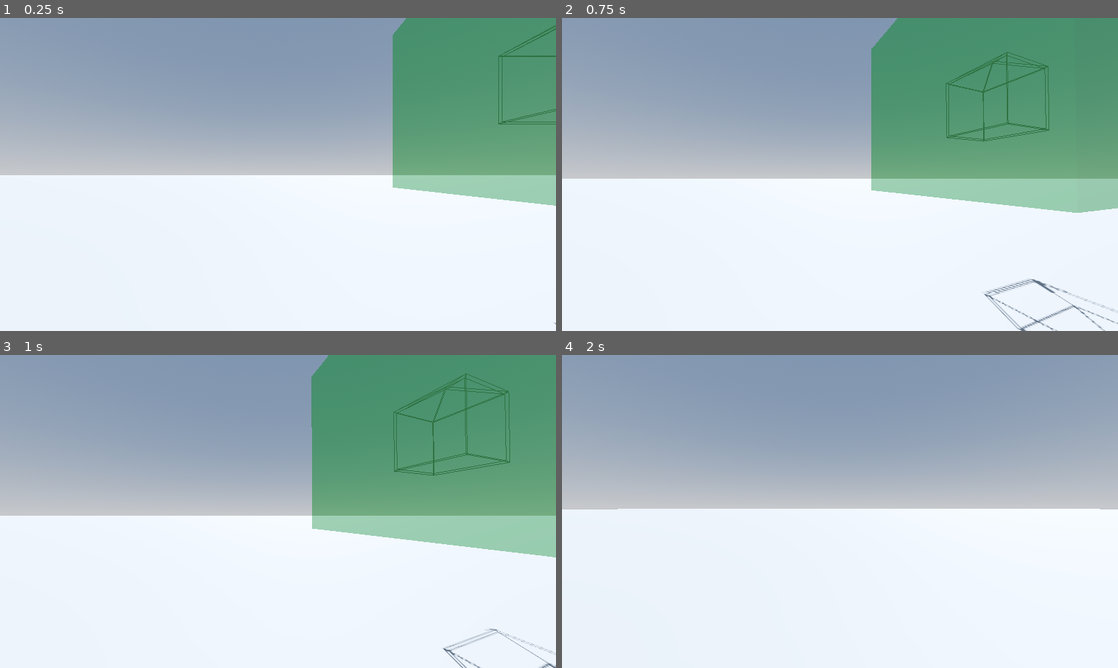
Above: before the commit, frames 1-4 (two rows, left to right).
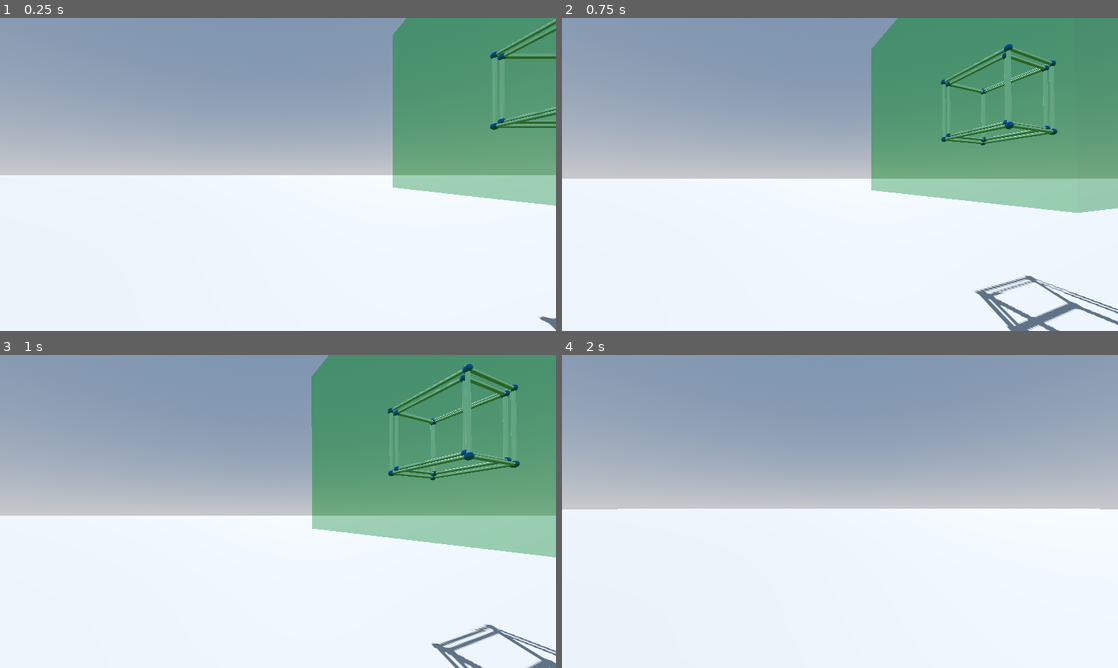
Above: after the commit, the same moments.

Repository: Stantrh/Projet_Tutore_4D_VR_KOMODZINSKI_RYSAK_TROHA
Game: Godot game, scene res://Scenes/world.tscn
Two runs of this game, one before a commit and one after it. Both use one fixed random seed, a clock stepped at 60 frames per second and the inputs below. This scene is started directly instead of the project's main scene.
Inputs (mouse positions are in pixels of both pictures, inside the frame that each line leads up to):
- Up to frame 1 (0.25 s): no input
- Up to frame 2 (0.75 s): tap Enter at 0.5 s; move the mouse to (867, 174) at 0.52 s; hold W (move_forward) from 0.53 s (still down); hold Middle mouse button (rotate) from 0.53 s (still down)
- Up to frame 3 (1 s): keep holding W (move_forward); keep holding Middle mouse button (rotate); click (305, 511) at 0.8 s
- Up to frame 4 (2 s): keep holding W (move_forward); move the mouse to (812, 511) at 1.27 s; release Middle mouse button (rotate) at 1.28 s; click (812, 511) at 1.35 s; tap Middle mouse button (rotate) at 1.55 s

The runs differ from the first frame. In frame 1, 0.7% of the frame differs, in the area x 88-100%, y 0-100%; in frame 2, 2.5%; in frame 3, 2.5%, in the area x 69-100%, y 2-100%; in frame 4, nothing differs.

Commit message:
Fix rotation trop rapide

Diff:
--- a/app4d/Scenes/world.tscn
+++ b/app4d/Scenes/world.tscn
@@ -42,8 +42,9 @@
 
 [node name="ZoneAffichage2" parent="." instance=ExtResource("5_vwbob")]
 transform = Transform3D(1, 0, 0, 0, 1, 0, 0, 0, 1, 15, 10, 0)
+mesh_mode = 2
 area_min = Vector3(-3, -3, -3)
 area_max = Vector3(3, 3, 3)
-ply_object_path = "res://Objects/maison4DText.txt"
+ply_object_path = "res://Objects/hypercube.txt"
 
 [connection signal="object_selected" from="CharacterView" to="." method="_on_character_view_object_selected"]
--- a/app4d/Scripts/hyper_cube.gd
+++ b/app4d/Scripts/hyper_cube.gd
@@ -13,7 +13,8 @@
 var object = HypercubeConstants
 var dynamic_vertices = []
 var dynamic_edges = []
-var rotation_speed_factor = 0.0005
+var rotation_speed_factor = 0.0000001
+var speed
 # on charge les 8 cubes qui constituent l'hypercube
 var CUBES = object.CUBES
 # on charge les différentes faces de l'hypercube, les 4 points des carrés représentant les faces
@@ -131,7 +132,7 @@
 		rotation_angle += delta
 		# La même chose si on a une double rotation
 		if is_double_rotate:
-			rotation_angle2 += delta
+			rotation_angle2 +=  delta
 	# On appel en continu la méthode update_hypercube pour que la rotation prenne effet et aussi pour la projection perspective
 	# Pour le mode STYLISH, on met à jour la position des nodes existants
 	#if mesh_mode == MeshMode.STYLISH:
@@ -303,14 +304,13 @@
 		for vertex in dynamic_vertices:
 			if is_translate:
 				new_vertices.append(translate_4d(vertex, vect_translate))
-			else: # is_rotate
-				new_vertices.append(rotate_4d(vertex, rotation_angle * rotation_speed_factor, axe_a, axe_b, rotation_angle2* rotation_speed_factor, axe2_a, axe2_b))
+			elif is_rotate: # is_rotate
+				new_vertices.append(rotate_4d(vertex, rotation_angle , axe_a, axe_b, rotation_angle2, axe2_a, axe2_b))
 
 		if is_translate:
 			apply_translation(vect_translate)
 			is_translate = false
-
-		dynamic_vertices = new_vertices
+			dynamic_vertices = new_vertices
 		apply_change = true
 
 	# Vérification de visibilité
@@ -322,7 +322,9 @@
 	# Construction du mesh (optimisation : évite la duplication de code)
 	marker.transform.origin = apply_projection(get_global_center(dynamic_vertices))
 	projected_vertices = get_projected_vertices(dynamic_vertices)
-
+	#Pour eviter des rotations instables
+	if is_rotate:
+		projected_vertices = get_projected_vertices(new_vertices)
 	var mesh = apply_build(projected_vertices)
 	if mesh_mode == MeshMode.STYLISH:
 		mesh_instance.add_child(mesh)
--- a/app4d/project.godot
+++ b/app4d/project.godot
@@ -95,7 +95,3 @@
 "events": [Object(InputEventMouseButton,"resource_local_to_scene":false,"resource_name":"","device":-1,"window_id":0,"a …(258 unchanged characters)…
 ]
 }
-
-[xr]
-
-openxr/enabled=true
